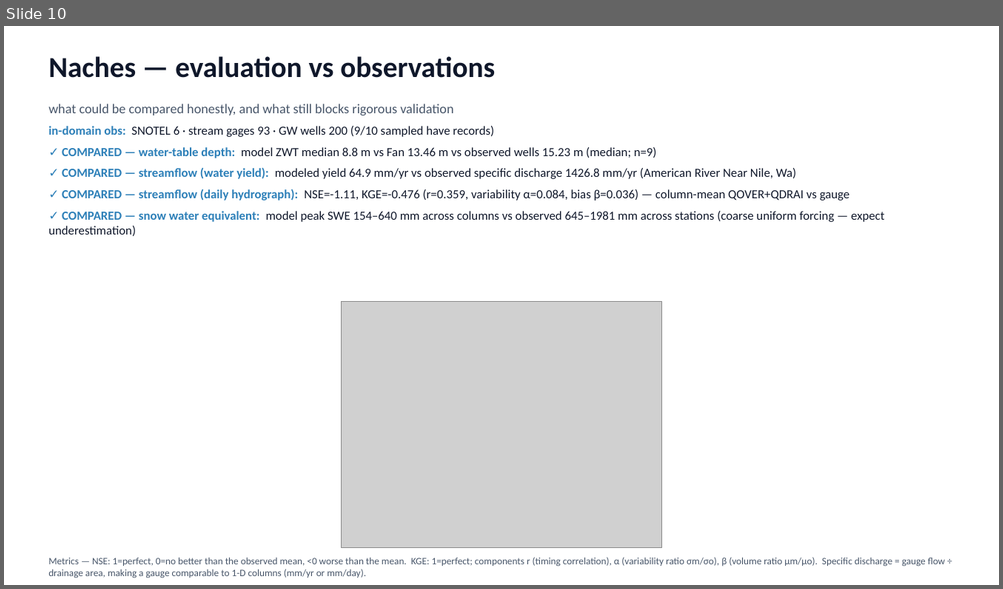
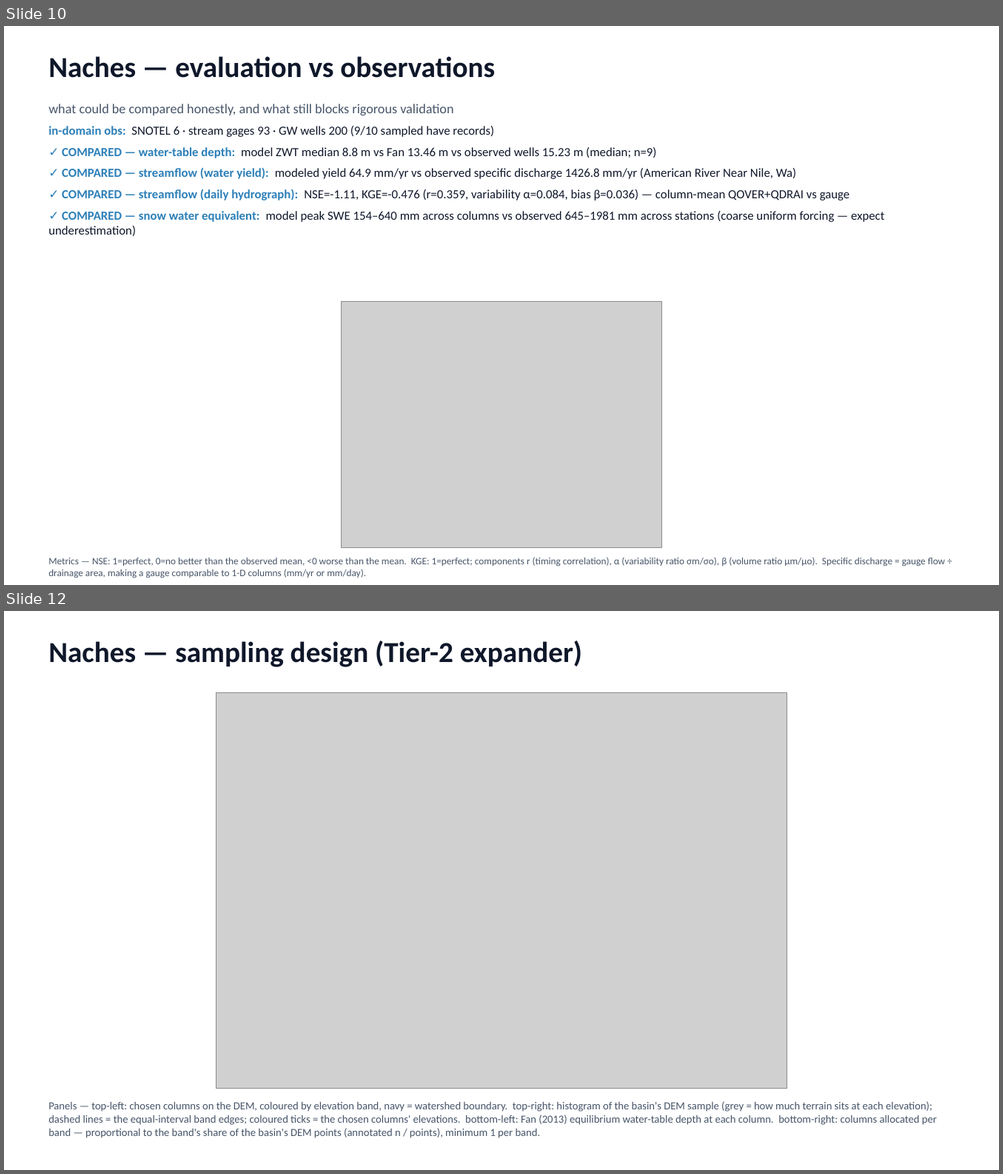
Before and after one commit to hoangtv1899/multi-agent-framework, a slide deck: docs/slides/story_20260705.pptx. Shown one above the other, each under a label of ours: slide 10 before the commit, slides 10 and 12 after it; the slides between them are not shown. The pictures are 1003x589 and 1003x1174 pixels, drawn with LibreOffice and Linux fonts; fonts in the diff are those of the drawing; grey boxes stand for pictures. Boxes give left, top, right and bottom in pixels: in the first picture for what was removed or moved away, otherwise in the second. Text is boxed around its words. In the diff, an @@ line names an element or a change of style, - is before the commit and + after.

```diff
--- a/docs/slides/story_20260705.pptx
+++ b/docs/slides/story_20260705.pptx
@@ slide 12 added at box(4, 611, 999, 1170), background #FFFFFF @@
@@ text added at box(48, 641, 582, 667), 28 pt, text #0F172A, bold @@
+Naches — sampling design (Tier-2 expander)
@@ picture added at box(216, 693, 788, 1088) @@
@@ text added at box(48, 1102, 936, 1139), 10.5 pt, text #475569 @@
+Panels — top-left: chosen columns on the DEM, coloured by elevation band, navy = watershed boundary. top-right: histogram of the basin's DEM sample (grey = how much terrain sits at each elevation); dashed lines = the equal-interval band edges; coloured ticks = the chosen columns' elevations. bottom-left: Fan (2013) equilibrium water-table depth at each column. bottom-right: columns allocated per band — proportional to the band's share of the basin's DEM points (annotated n / points), minimum 1 per band.
```
Also in this commit, not shown: 10 slides changed, 9 other slides added, 1 other file.
